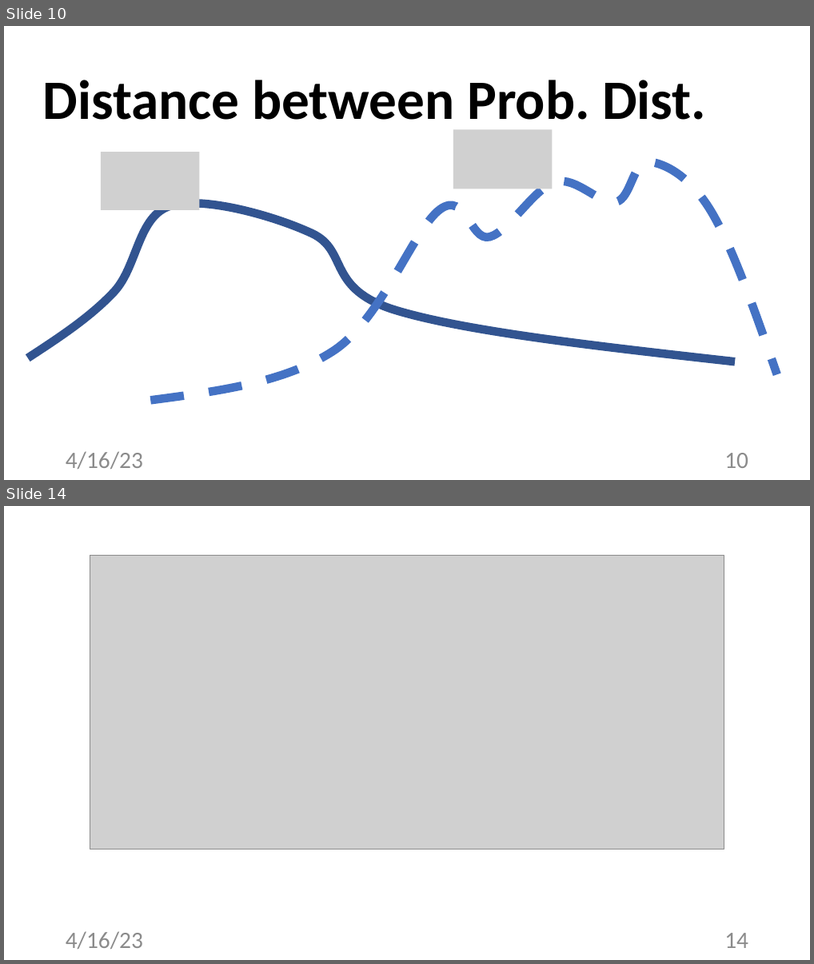
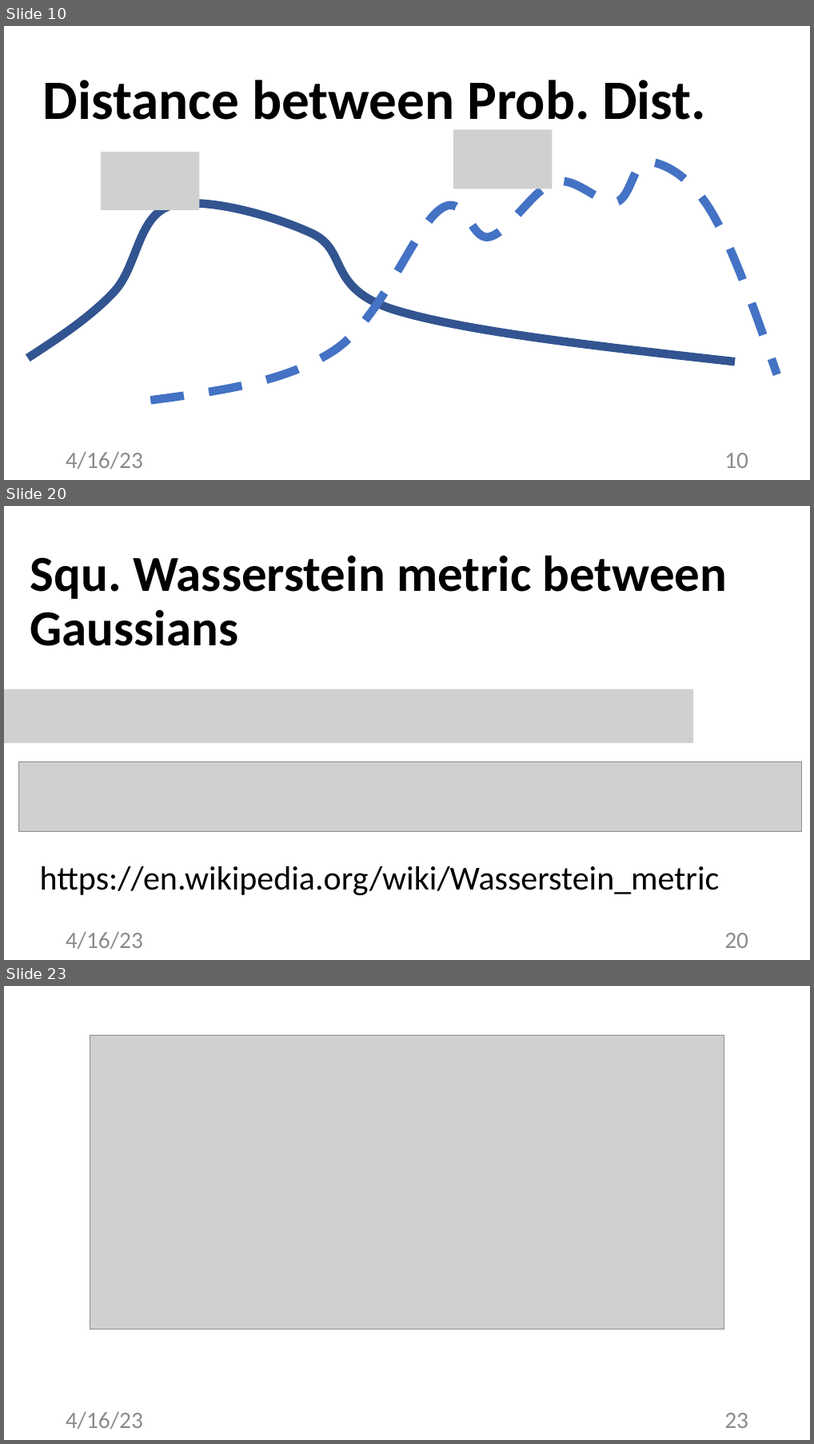
Before and after one commit to alexjungaalto/FederatedLearning, a slide deck: slides/CS-E4740_GraphLearning.pptx. Shown one above the other, each under a label of ours: slides 10 and 14 before the commit, slides 10, 20 and 23 after it; the slides between them are not shown. The pictures are 814x964 and 814x1444 pixels, drawn with LibreOffice and Linux fonts; fonts in the diff are those of the drawing; grey boxes stand for pictures. Boxes give left, top, right and bottom in pixels: in the first picture for what was removed or moved away, otherwise in the second. Text is boxed around its words. In the diff, an @@ line names an element or a change of style, - is before the commit and + after.

```diff
--- a/slides/CS-E4740_GraphLearning.pptx
+++ b/slides/CS-E4740_GraphLearning.pptx
@@ slide 20 added at [4, 506, 810, 960], background #FFFFFF @@
@@ title added at [30, 555, 727, 646], 60 pt, text #000000, bold @@
+Squ. Wasserstein metric between Gaussians
@@ picture added at [4, 688, 349, 743] @@
@@ picture added at [349, 688, 694, 743] @@
@@ picture added at [19, 761, 802, 831] @@
@@ text added at [40, 866, 720, 896], 40 pt, text #000000 @@
+https://en.wikipedia.org/wiki/Wasserstein_metric
@@ text added at [66, 931, 143, 948], 28 pt, text #8C8C8C @@
+4/16/23
@@ page number added at [725, 932, 749, 948], 28 pt, text #8C8C8C @@
+20
@@ what was slide 14 is now slide 23 @@
@@ page number at [725, 1412, 749, 1428]: text changed @@
-14
+23
```
Also in this commit, not shown: 4 slides changed, 8 other slides added, 1 slide removed, 3 other files.
